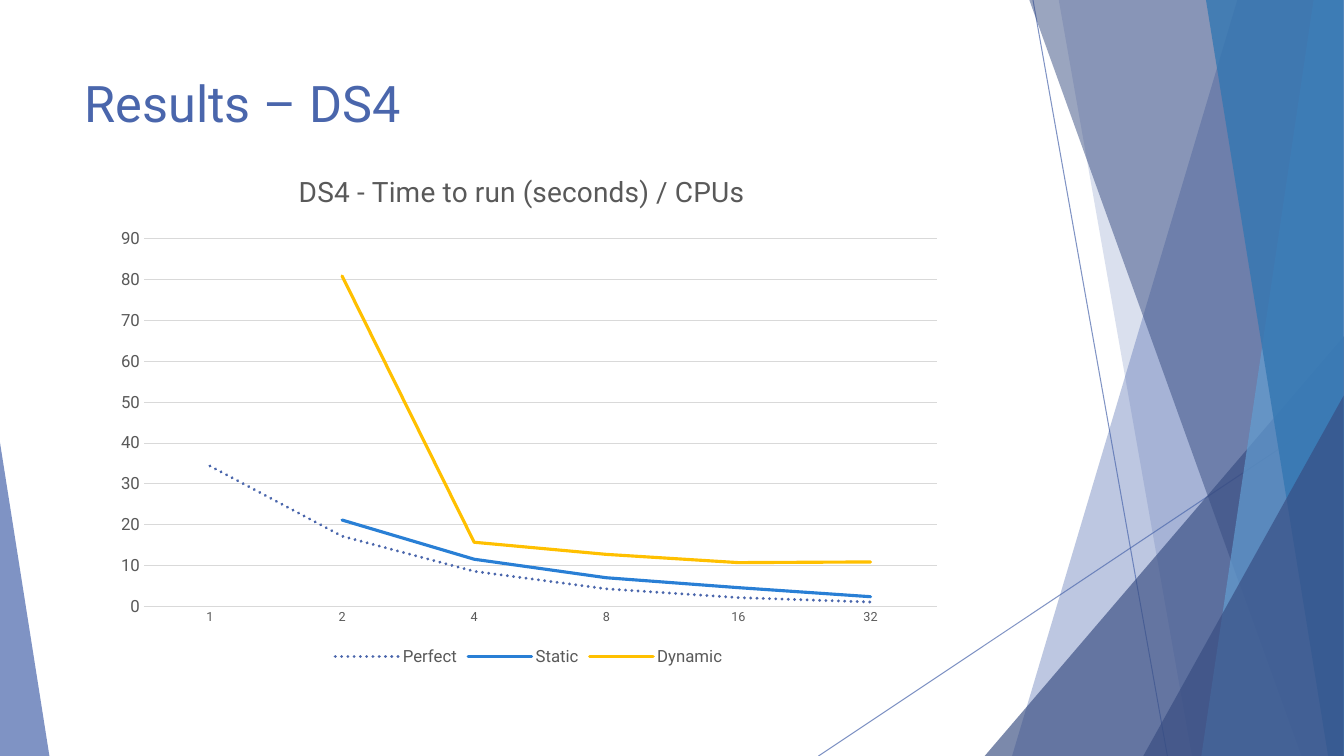
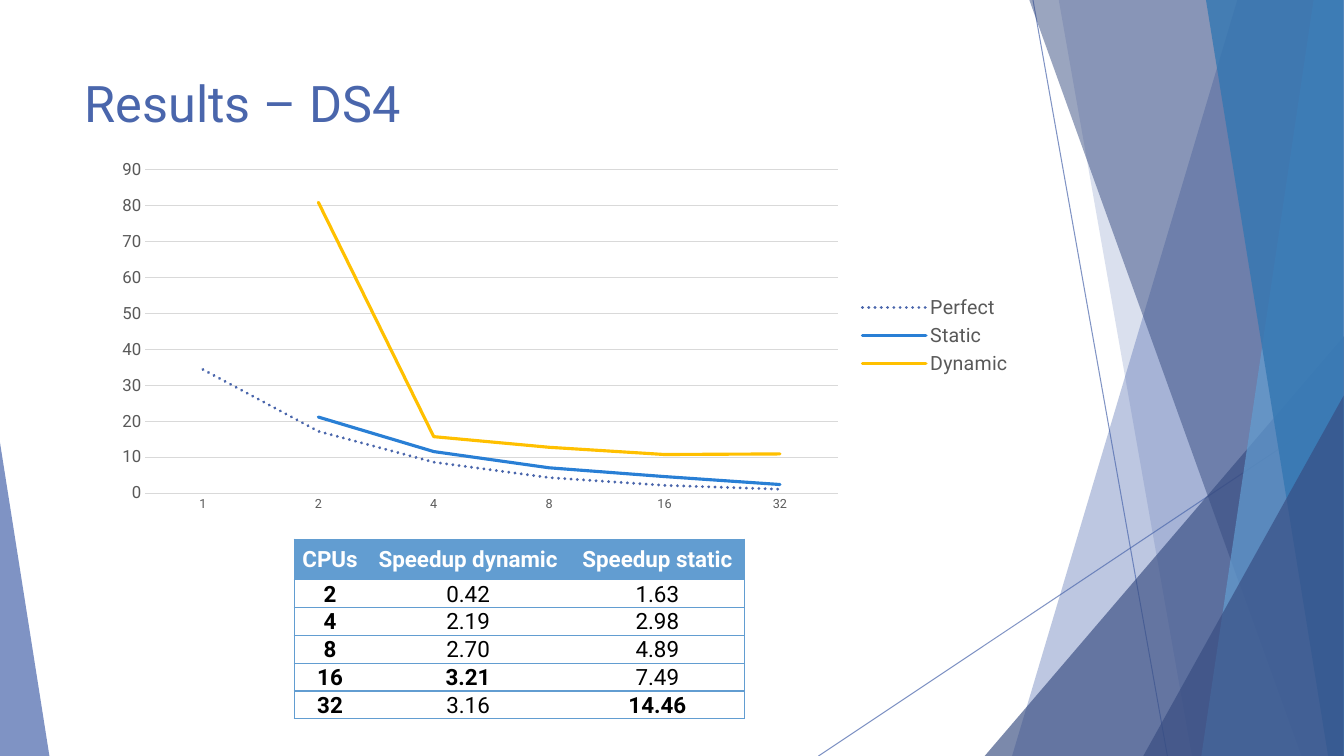
Before and after one commit to ParallelProgramming/Term-Project, a slide deck: slide 12 of Parallel Data Mining.pptx. Drawn at 1344x756 pixels with LibreOffice and Linux fonts; fonts in the diff are those of the drawing. Boxes give left, top, right and bottom in pixels: in the first picture for what was removed or moved away, otherwise in the second. Text is boxed around its words. In the diff, an @@ line names an element or a change of style, - is before the commit and + after.

Commit message:
presentation update

```diff
--- a/Parallel Data Mining.pptx
+++ b/Parallel Data Mining.pptx
@@ line chart at [104,152,1022,519] @@
@@ title "DS4 - Time to run (seconds) / CPUs   " removed @@
@@ legend changed @@
@@ line chart: place and size @@
-line chart at [104,152,954,670]
+line chart at [104,152,1022,519]
@@ table added at [294,539,745,724], 6 rows, 3 columns @@
+CPUs | Speedup dynamic | Speedup static
+2 | 0.42 | 1.63
+4 | 2.19 | 2.98
+8 | 2.70 | 4.89
+16 | 3.21 | 7.49
+32 | 3.16 | 14.46
```
Also in this commit, not shown: 1 other slide changed.
